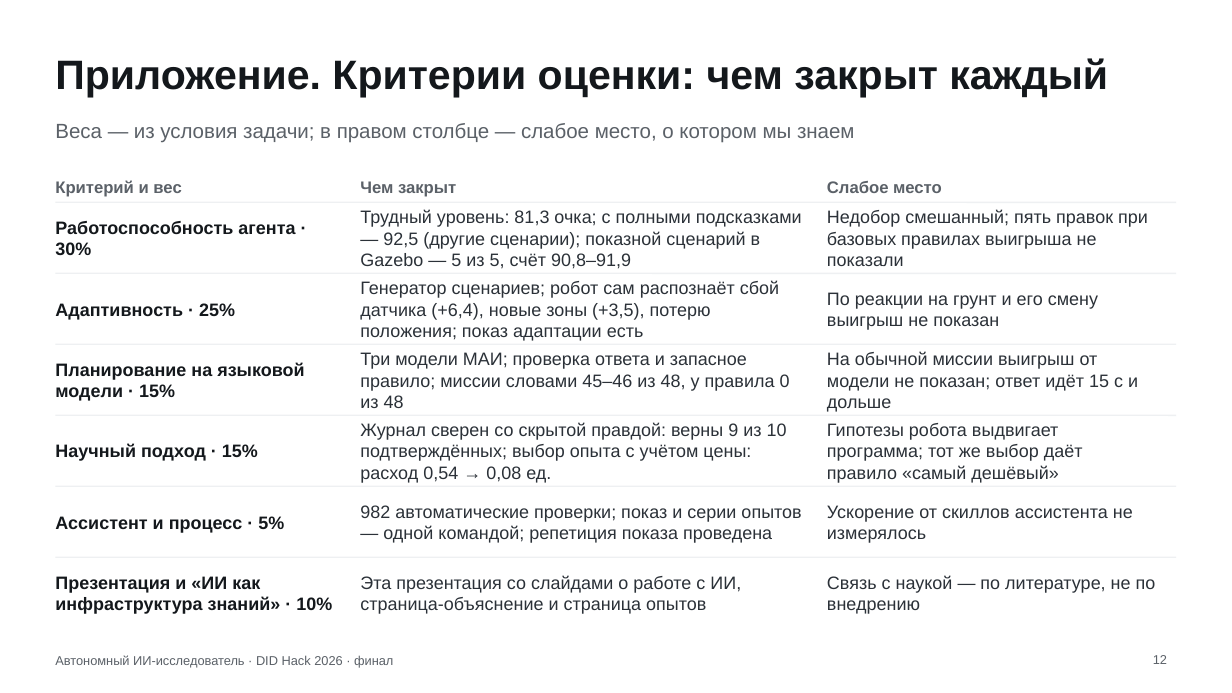
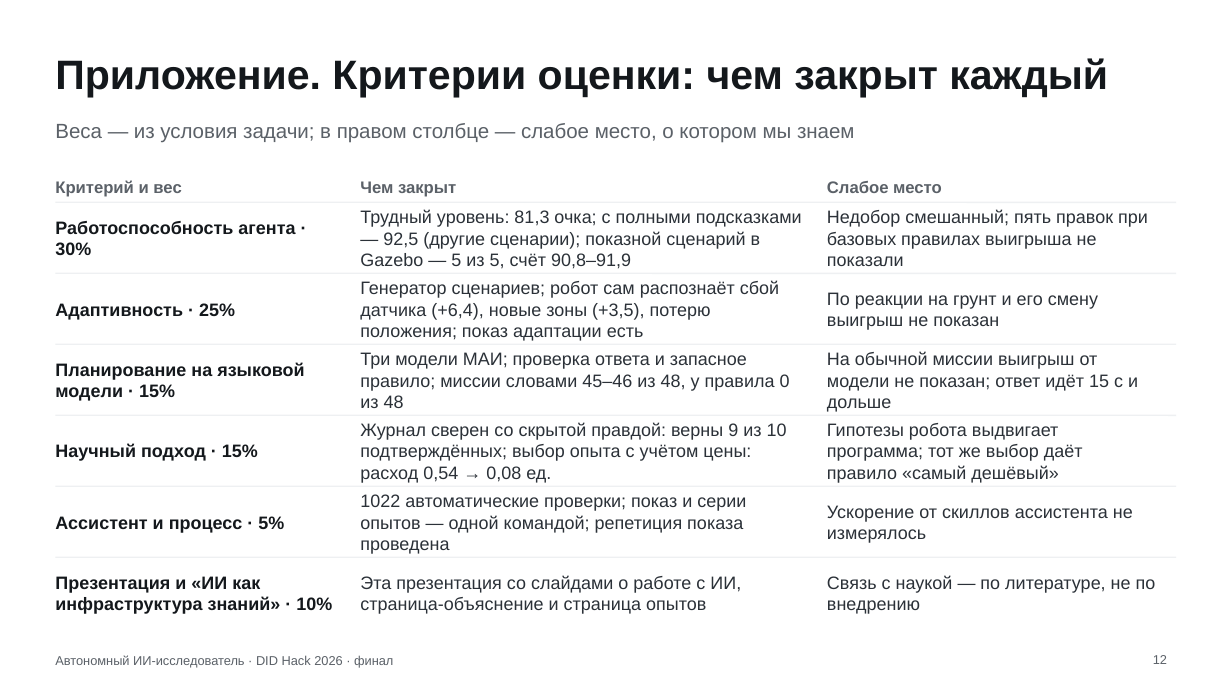
Before and after one commit to Mput13/did-hack, a slide deck: slide 12 of presentation/final.pptx. Drawn at 1232x693 pixels with LibreOffice and Linux fonts; fonts in the diff are those of the drawing. Boxes give left, top, right and bottom in pixels: in the first picture for what was removed or moved away, otherwise in the second. Text is boxed around its words. In the diff, an @@ line names an element or a change of style, - is before the commit and + after.

```diff
--- a/presentation/final.pptx
+++ b/presentation/final.pptx
@@ text at bbox=[360, 494, 746, 554]: text changed @@
-982 автоматические проверки; показ и серии опытов — одной командой; репетиция показа проведена
+1022 автоматические проверки; показ и серии опытов — одной командой; репетиция показа проведена
```
Also in this commit, not shown: 4 other slides changed, 18 other files.
